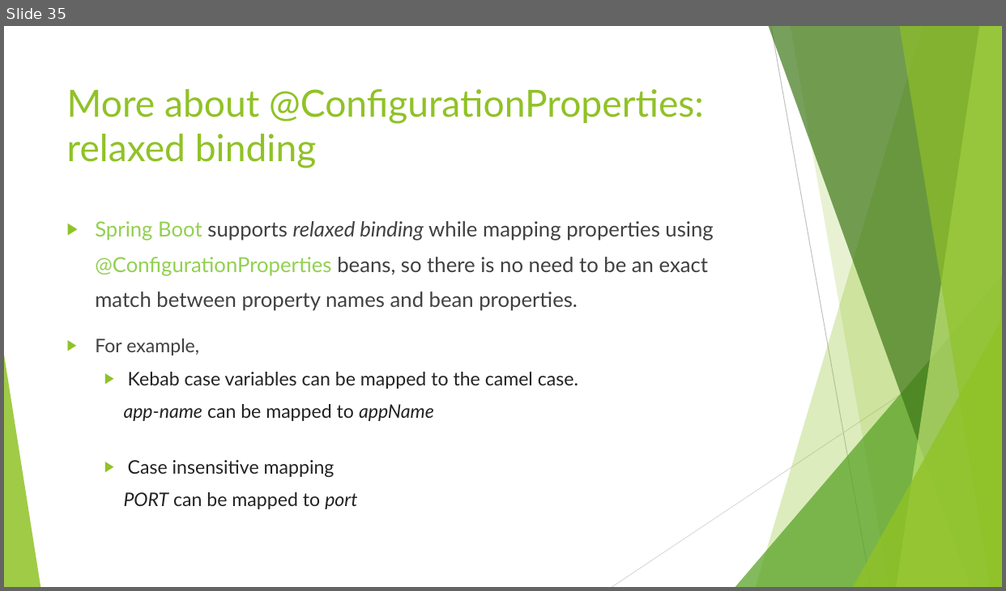
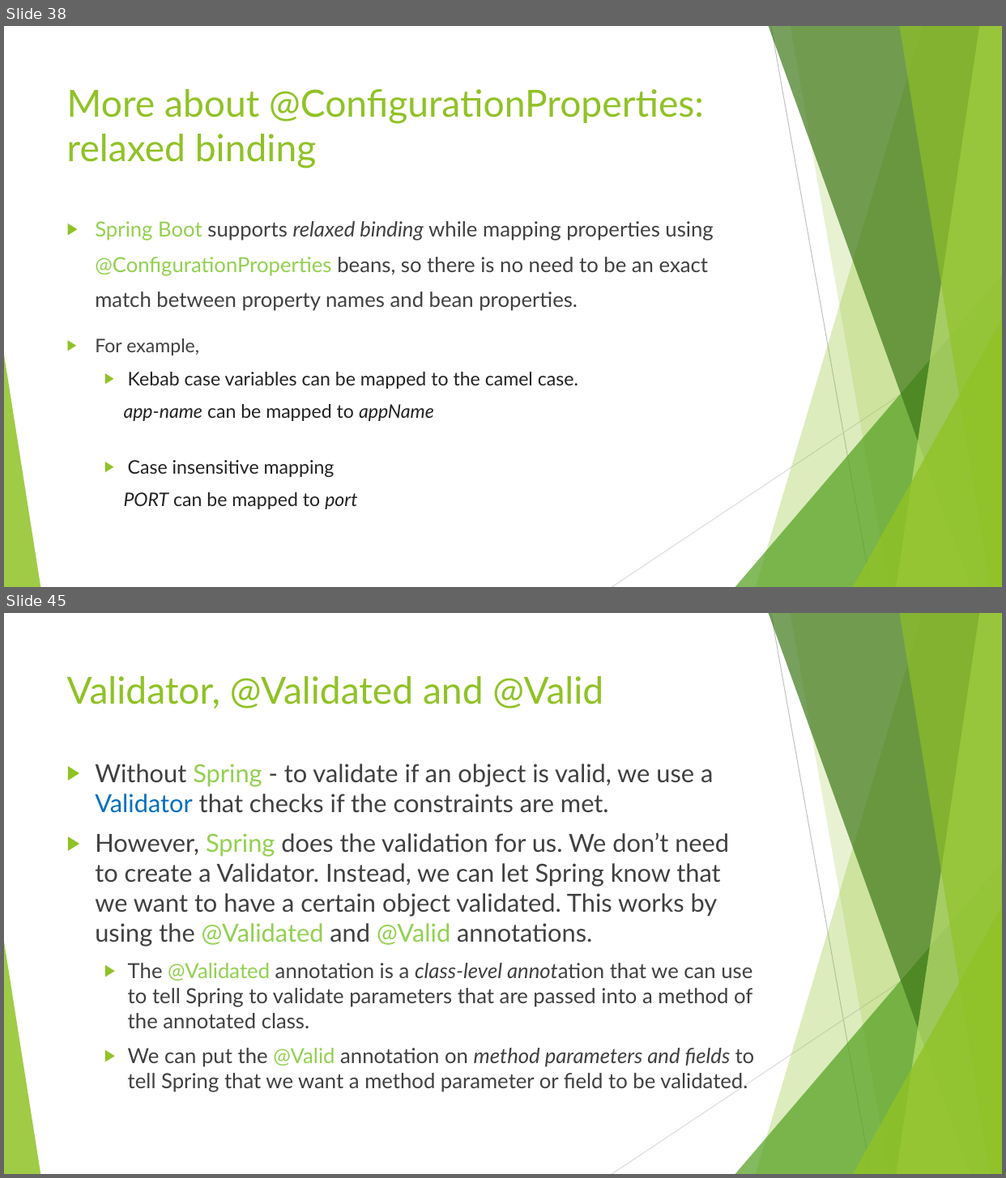
Before and after one commit to ybensman/SpringMicroserviceDemo, a slide deck: Spring_Beginners_2_SpringBootForMS.pptx. Shown one above the other, each under a label of ours: slide 35 before the commit, slides 38 and 45 after it; the slides between them are not shown. The pictures are 1006x591 and 1006x1178 pixels, drawn with LibreOffice and Linux fonts; fonts in the diff are those of the drawing. Boxes give left, top, right and bottom in pixels: in the first picture for what was removed or moved away, otherwise in the second. Text is boxed around its words. In the diff, an @@ line names an element or a change of style, - is before the commit and + after.

Commit message:
Some fixes for configuration and validation

```diff
--- a/Spring_Beginners_2_SpringBootForMS.pptx
+++ b/Spring_Beginners_2_SpringBootForMS.pptx
@@ slide 45 added at box(4, 613, 1002, 1174), background #FFFFFF; not listed: 10 template elements that a slide beside it also shows @@
@@ title added at box(67, 676, 603, 709), 36 pt, text #90C226 @@
+Validator, @Validated and @Valid
@@ text added at box(95, 764, 755, 1093), 24 pt, text #404040 @@
+▶ Without Spring - to validate if an object is valid, we use a Validator that checks if the constraints are met.
+▶ However, Spring does the validation for us. We don’t need to create a Validator. Instead, we can let Spring know that we want to have a certain object validated. This works by using the @Validated and @Valid annotations.
+  ▶ The @Validated annotation is a class-level annotation that we can use to tell Spring to validate parameters that are passed into a method of the annotated class.
+  ▶ We can put the @Valid annotation on method parameters and fields to tell Spring that we want a method parameter or field to be validated.
@@ what was slide 35 is now slide 38 @@
```
Also in this commit, not shown: 9 slides changed, 12 other slides added, 3 slides removed, 4 other files.
